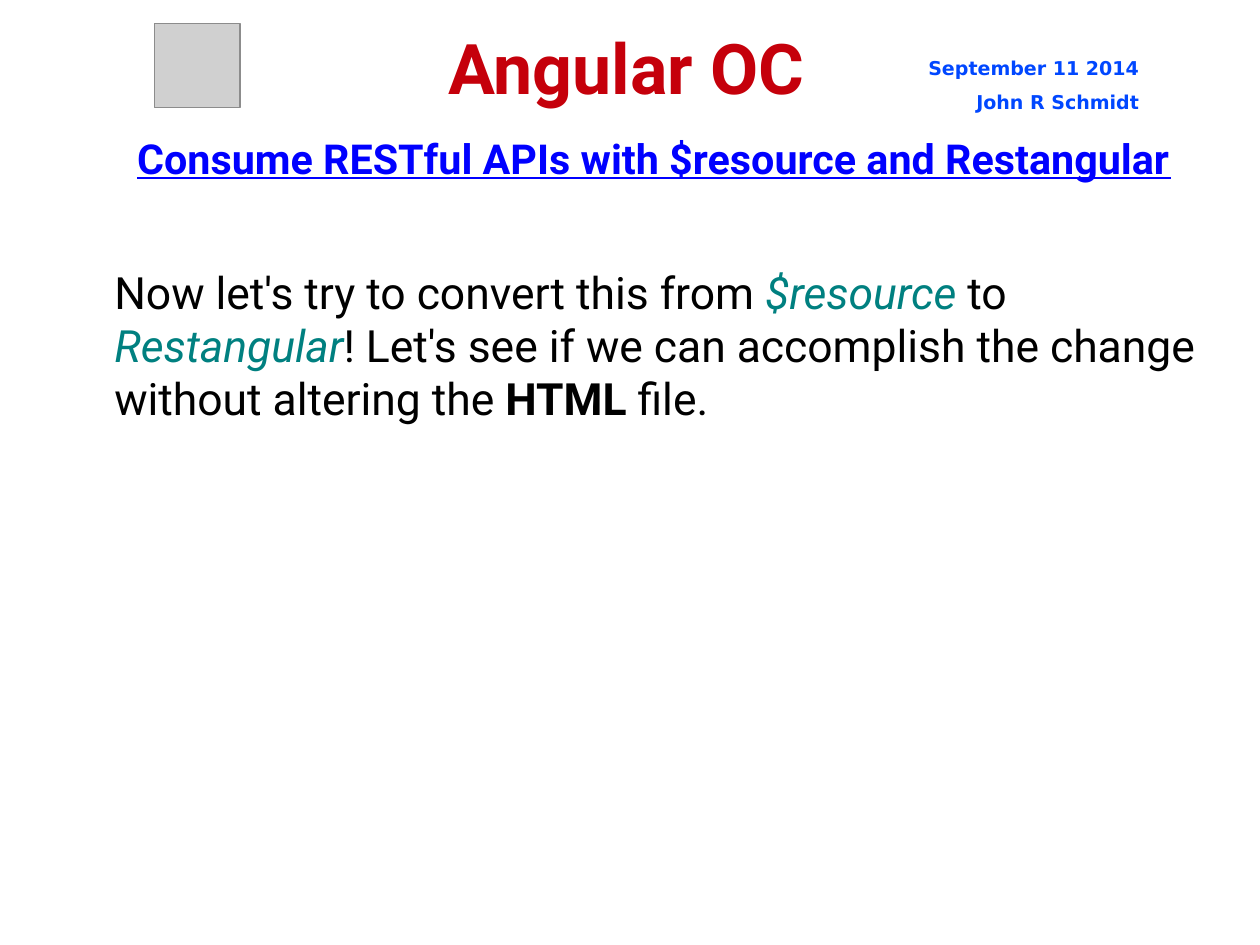
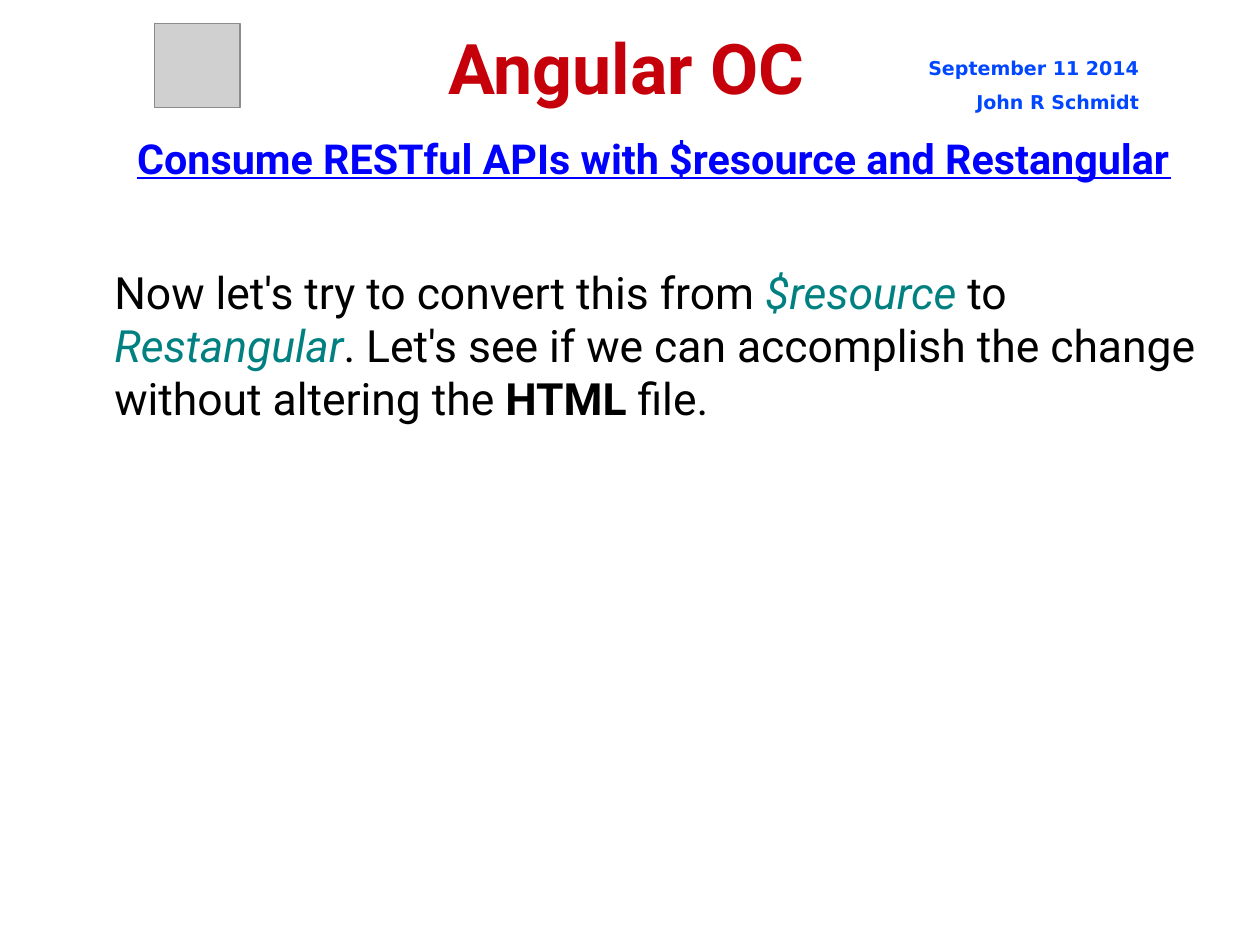
Before and after one commit to jrschmidt/fifa-angular-rest-demo, a slide deck: slide 54 of fifa.odp (slide 49 before the commit). Drawn at 1260x945 pixels with LibreOffice and Linux fonts; fonts in the diff are those of the drawing; grey boxes stand for pictures; background and template pictures are left out. Boxes give left, top, right and bottom in pixels: in the first picture for what was removed or moved away, otherwise in the second. Text is boxed around its words. In the diff, an @@ line names an element or a change of style, - is before the commit and + after.

```diff
--- a/fifa.odp
+++ b/fifa.odp
@@ subtitle at <box>114,272,1195,425</box>: text changed @@
-Now let's try to convert this from $resource to Restangular! Let's see if we can accomplish the change without altering the HTML file.
+Now let's try to convert this from $resource to Restangular. Let's see if we can accomplish the change without altering the HTML file.
```
Also in this commit, not shown: 8 other slides changed, 2 slides added, 1 other file.
